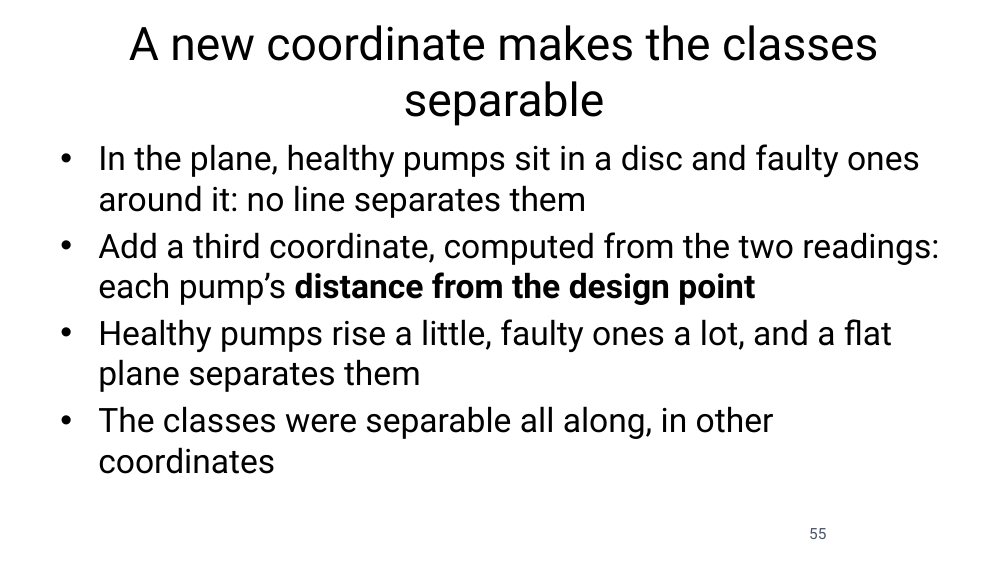
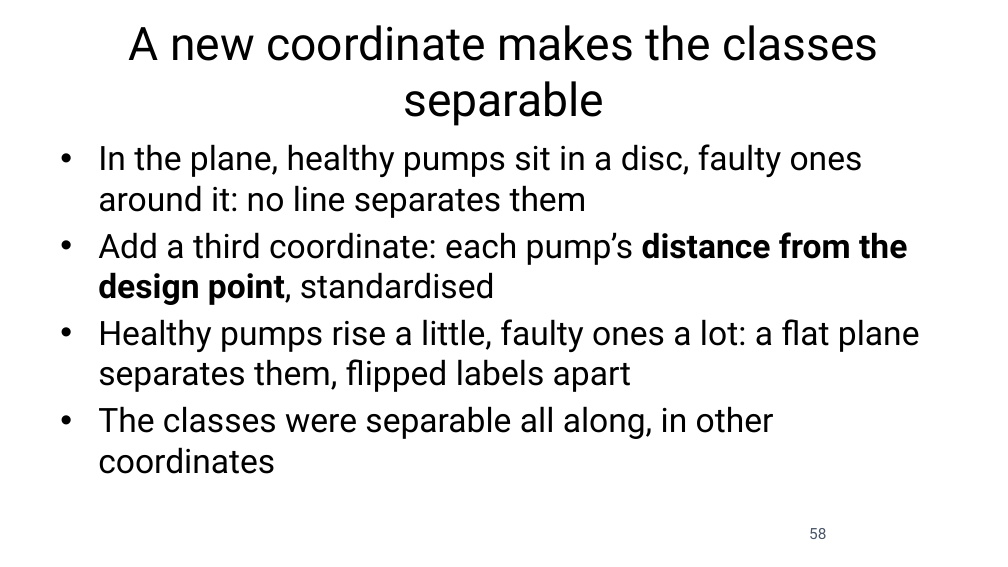
Before and after one commit to fabioantonini/technologies-for-artificial-intelligence, a slide deck: slide 58 of Lessons/06_knn_naive_bayes_svm/Slides/knn_naive_bayes_svm_slides.pptx (slide 55 before the commit). Drawn at 1008x567 pixels with LibreOffice and Linux fonts; fonts in the diff are those of the drawing; background and template pictures are left out. Boxes give left, top, right and bottom in pixels: in the first picture for what was removed or moved away, otherwise in the second. Text is boxed around its words. In the diff, an @@ line names an element or a change of style, - is before the commit and + after.

```diff
--- a/Lessons/06_knn_naive_bayes_svm/Slides/knn_naive_bayes_svm_slides.pptx
+++ b/Lessons/06_knn_naive_bayes_svm/Slides/knn_naive_bayes_svm_slides.pptx
@@ text at bbox=[98, 144, 920, 392]: text changed @@
-• In the plane, healthy pumps sit in a disc and faulty ones around it: no line separates them
-• Add a third coordinate, computed from the two readings: each pump’s distance from the design point
-• Healthy pumps rise a little, faulty ones a lot, and a flat plane separates them
+• In the plane, healthy pumps sit in a disc, faulty ones around it: no line separates them
+• Add a third coordinate: each pump’s distance from the design point, standardised
+• Healthy pumps rise a little, faulty ones a lot: a flat plane separates them, flipped labels apart
@@ page number at bbox=[809, 528, 826, 539]: text changed @@
-55
+58
```
Also in this commit, not shown: 14 other slides changed, 3 slides added, 21 other files.
